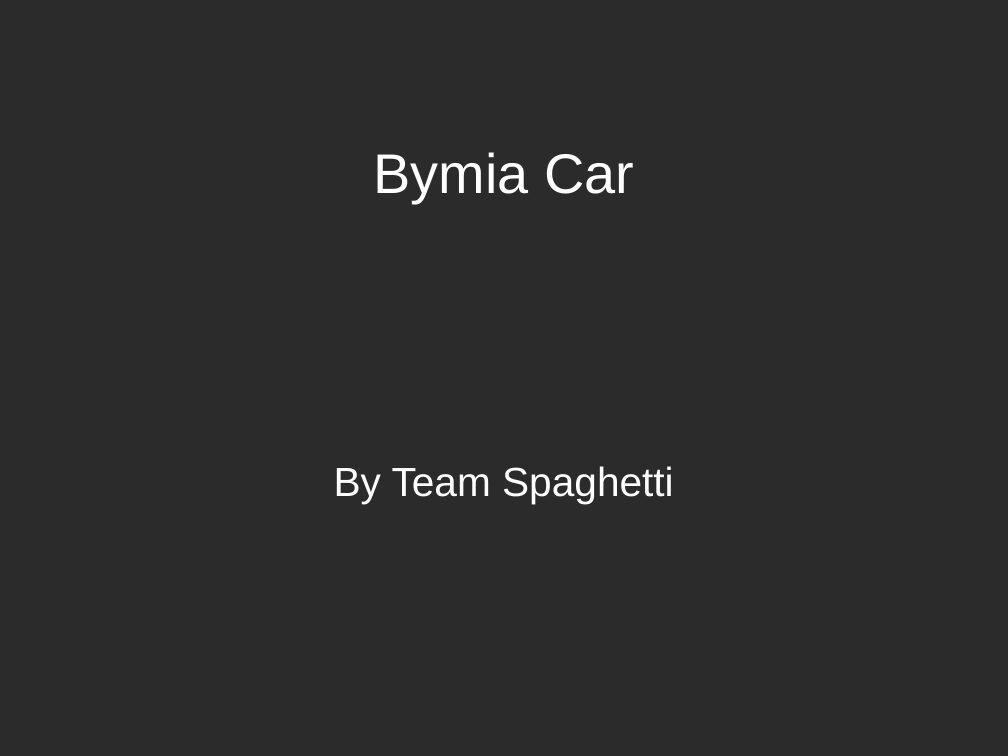
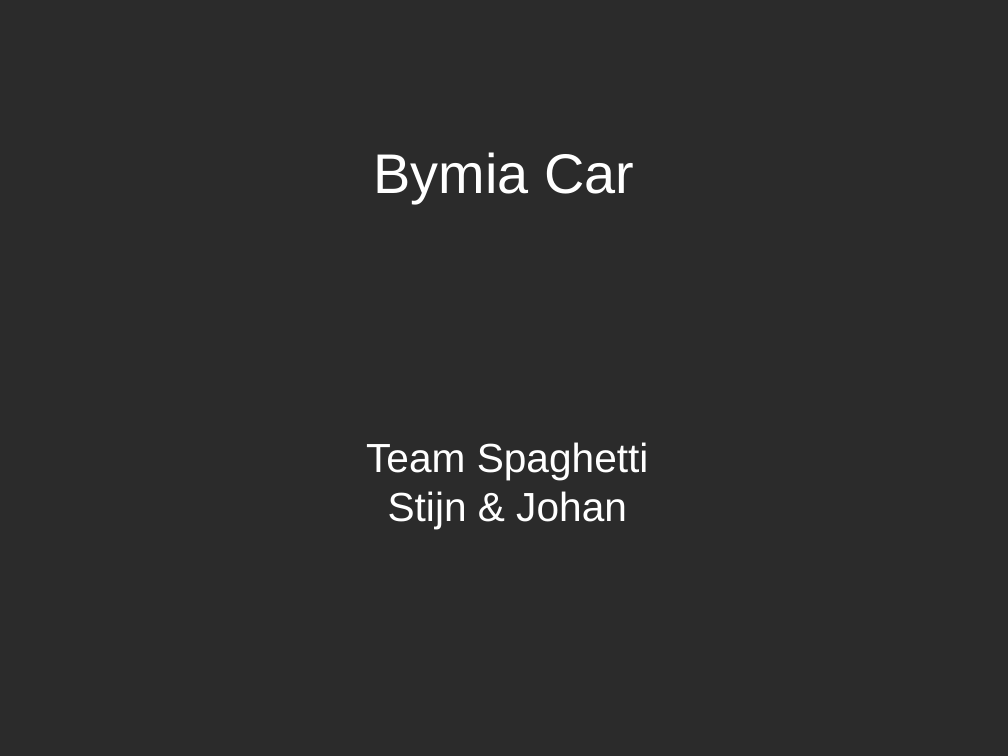
Before and after one commit to jreinhed/line-follower, a slide deck: slide 1 of NucleoCar.odp. Drawn at 1008x756 pixels with LibreOffice and Linux fonts; fonts in the diff are those of the drawing; background and template pictures are left out; a plain dark background stands for a picture behind light text. Boxes give left, top, right and bottom in pixels: in the first picture for what was removed or moved away, otherwise in the second. Text is boxed around its words. In the diff, an @@ line names an element or a change of style, - is before the commit and + after.

```diff
--- a/NucleoCar.odp
+++ b/NucleoCar.odp
@@ subtitle at <box>366,442,649,528</box>: text changed @@
-By Team Spaghetti
+Team Spaghetti
+Stijn & Johan
```
Also in this commit, not shown: 1 slide added, 1 slide removed, 1 other file.
